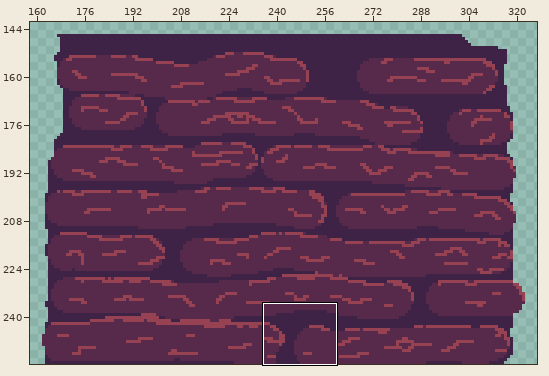
Pixel-art file, stored at scenes/game/village.aseprite. The first picture is a wide view before the edit; the outline marks the close-up.
Close-up. Before the edit:
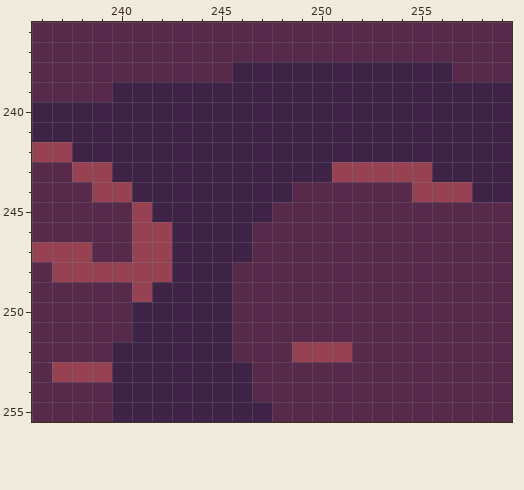
1024x256 pixels, 1 frame. Shown: x 236..259, y 236..255. The wide view leaves out empty margins. The commit also changed other parts of the picture, which this record leaves out.
And afterwards:
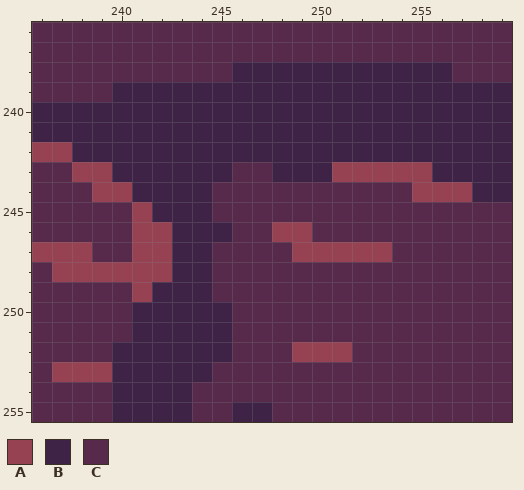
Palette (. is transparent): A #964253  B #3e2347  C #57294b
Edits made:
Colour A replaces colour C in row 246 at x 248 to 249; in row 247 at x 249 to 253.
Colour C replaces colour B in row 243 at x 246 to 247; in row 244 at x 245 to 248; in row 245 at x 245 to 247; in row 246 at x 246; in row 247 at x 245 to 246; in rows 248 to 249 at x 245.
Colour C replaces colour B in row 253 at x 245 to 246; in row 254 at x 244 to 246; in row 255 at x 244 to 245.
Boxes around the changes in both close-ups, in picture pixels (x1, y1, x2, y2):
changed: (192, 162, 392, 422)
